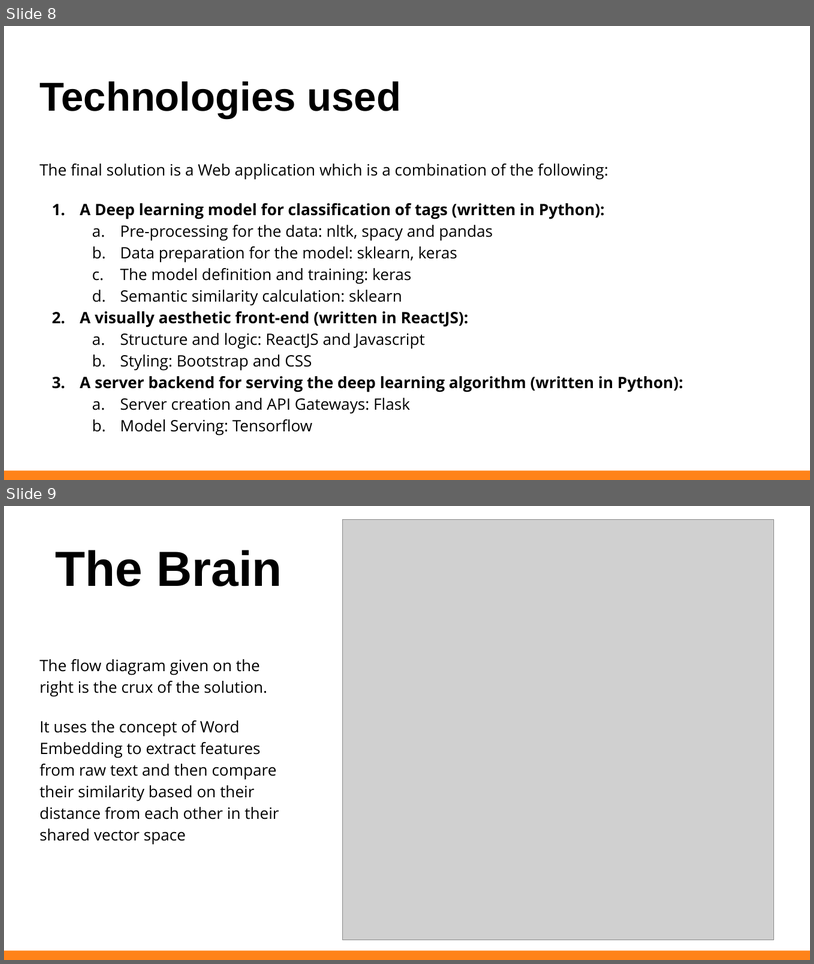
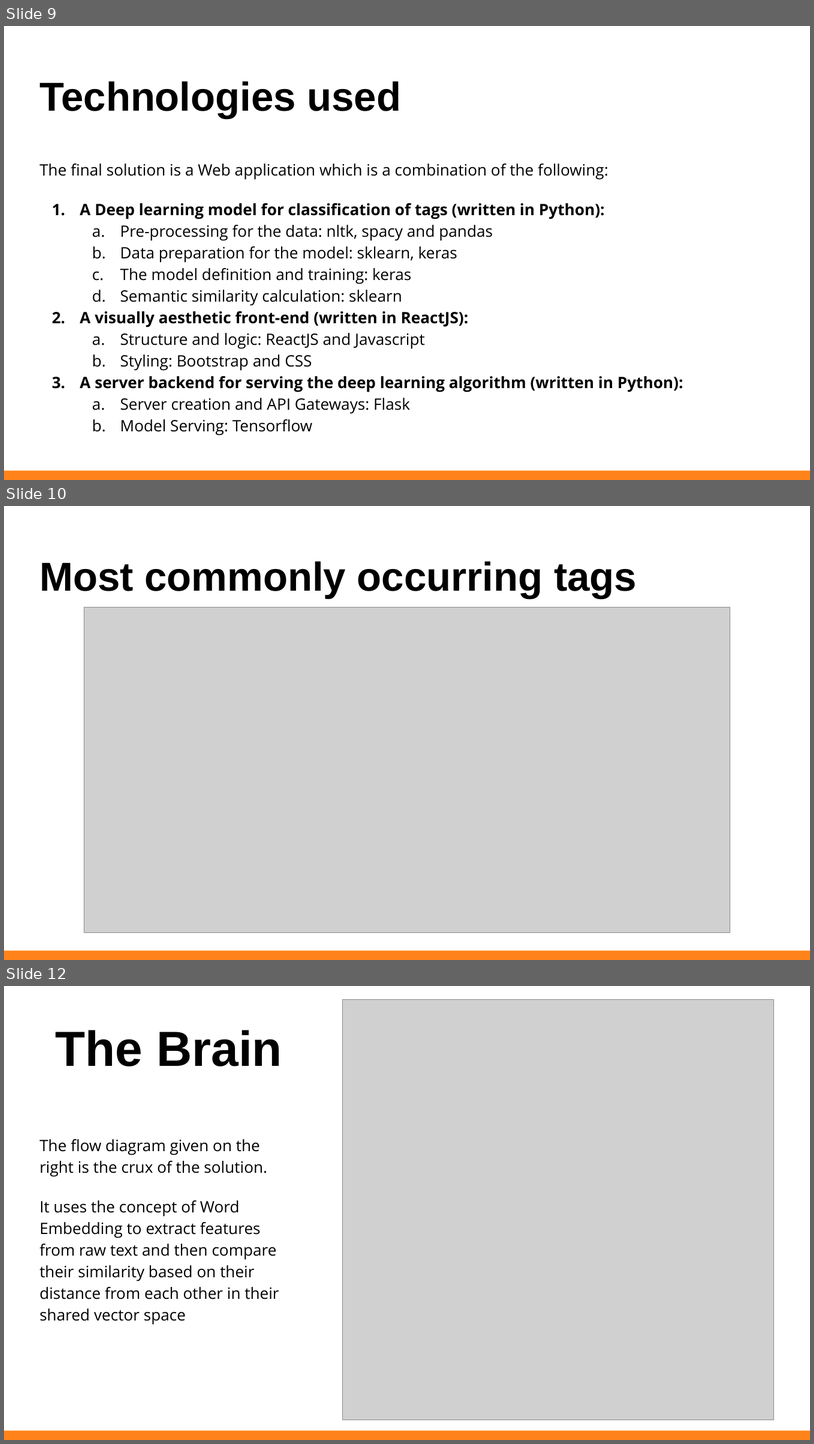
Before and after one commit to agrawal-rohit/stackoverflow-semantic-search, a slide deck: IBM Hack Presentation.pptx. Shown one above the other, each under a label of ours: slides 8 and 9 before the commit, slides 9, 10 and 12 after it; the slides between them are not shown. The pictures are 814x964 and 814x1444 pixels, drawn with LibreOffice and Linux fonts; fonts in the diff are those of the drawing; grey boxes stand for pictures. Boxes give left, top, right and bottom in pixels: in the first picture for what was removed or moved away, otherwise in the second. Text is boxed around its words. In the diff, an @@ line names an element or a change of style, - is before the commit and + after.

```diff
--- a/IBM Hack Presentation.pptx
+++ b/IBM Hack Presentation.pptx
@@ slide 10 added at bbox=[4, 506, 810, 960], background #FFFFFF; not listed: 1 template element that a slide beside it also shows @@
@@ title added at bbox=[39, 561, 637, 598], 36 pt, text #000000, bold @@
+Most commonly occurring tags
@@ picture added at bbox=[84, 607, 730, 932] @@
@@ rectangle added at bbox=[4, 951, 810, 960], fill #FF8319 @@
@@ what was slide 8 is now slide 9 @@
@@ what was slide 9 is now slide 12 @@
```
Also in this commit, not shown: 4 slides changed, 2 other slides added, 9 other files.
